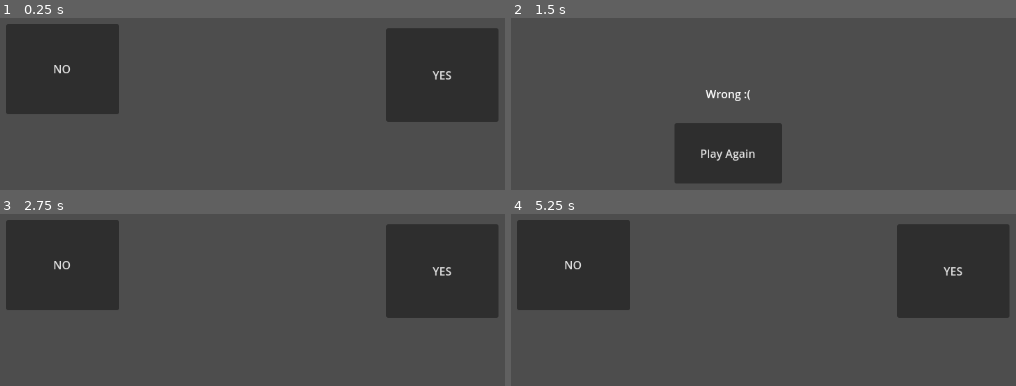
Above: before the commit, frames 1-4 (two rows, left to right).
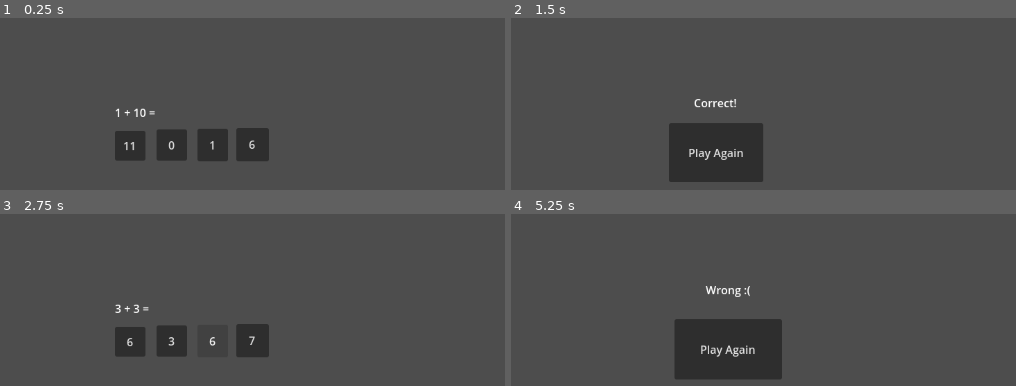
Above: after the commit, the same moments.

Repository: mRaines08/Questions
Game: Godot game, scene res://main.tscn
The game is run twice, just before and just after one commit, with the same random seed, the same clock (stepped at 60 frames per second) and the same inputs.
Inputs (mouse positions are in pixels of both pictures, inside the frame that each line leads up to):
- Up to frame 1 (0.25 s): no input
- Up to frame 2 (1.5 s): click (571, 69) at 0.5 s, where only the run before the commit has a clickable "NO"; click (642, 145) at 1.25 s, where only the run after the commit has a clickable "11"
- Up to frame 3 (2.75 s): click "Play Again" at 2 s
- Up to frame 4 (5.25 s): click (642, 341) at 2.75 s, where only the run after the commit has a clickable "6"; click (955, 270) at 3.5 s, where only the run before the commit has a clickable "YES"; click "Play Again" at 4.25 s; click (642, 341) at 5 s, where only the run after the commit has a clickable "1"

The runs differ from the first frame. In frame 1, 28% of the frame differs, in the area x 1-99%, y 3-84%; in frame 2, 2.6%; in frame 3, 27%; in frame 4, 31%, in the area x 1-99%, y 3-96%.

Commit message:
simple multiple choice rocket math

Diff:
--- a/main.gd
+++ b/main.gd
@@ -6,21 +6,81 @@
 #creates random number generator
 var rng = RandomNumberGenerator.new()
 
-#print message
-func sayHi():
-	print(myHello)
+#create answer varible for the scene
+var numPlace = 0
 
 #runs when program runs, calls sayHi function
 func _ready():
-	print(myHello)
+
 	#instantiates random number genorator? i think?
 	rng.randomize()
 	#prints a random int between 0 - 10 inclusive
 	print(rng.randi_range(0,10))
 
-func _on_no_button_down() -> void:
-	get_tree().change_scene_to_file("res://Wrong.tscn")
+	#$ is short hand for get_node() which allows you to access properties of a child node
+	var lblProblem = $lblProblem
+	var btn1 = $btn1
+	var btn2 = $btn2
+	var btn3 = $btn3
+	var btn4 = $btn4
 
-#when yes is pressed use get_tree to access tree methods then use the meathod to change to the correct scene
-func _on_yes_button_down() -> void:
-	get_tree().change_scene_to_file("res://Correct.tscn")
+	#creates varibles for numbers to be added
+	var num1 = rng.randi_range(0,10)
+	var num2 = rng.randi_range(0,10)
+	numPlace = rng.randi_range(1,4)
+
+	print("num1 = " + str(num1))
+	print("num2 = " + str(num2))
+	print("numPlace = " + str(numPlace))
+
+	#change text in label to create a math problem
+	lblProblem.text = str(num1) + " + " + str(num2) + " ="
+
+	#add the answers to the buttons
+	if(numPlace == 1):
+		btn1.text = str(num1 + num2)
+		btn2.text = str(rng.randi_range(0,10))
+		btn3.text = str(rng.randi_range(0,10))
+		btn4.text = str(rng.randi_range(0,10))
+	elif(numPlace == 2):
+		btn1.text = str(rng.randi_range(0,10))
+		btn2.text = str(num1 + num2)
+		btn3.text = str(rng.randi_range(0,10))
+		btn4.text = str(rng.randi_range(0,10))
+	elif(numPlace == 2):
+		btn1.text = str(rng.randi_range(0,10))
+		btn2.text = str(rng.randi_range(0,10))
+		btn3.text = str(num1 + num2)
+		btn4.text = str(rng.randi_range(0,10))
+	else:
+		btn1.text = str(rng.randi_range(0,10))
+		btn2.text = str(rng.randi_range(0,10))
+		btn3.text = str(rng.randi_range(0,10))
+		btn4.text = str(num1 + num2)
+
+func _on_btn_1_button_down() -> void:
+	if(numPlace == 1):
+		get_tree().change_scene_to_file("res://Correct.tscn")
+	else:
+		get_tree().change_scene_to_file("res://Wrong.tscn")
+
+#when btn2 is pressed use get_tree to access tree methods then use the meathod to change to the correct scene
+func _on_btn_2_button_down() -> void:
+	if(numPlace == 2):
+		get_tree().change_scene_to_file("res://Correct.tscn")
+	else:
+		get_tree().change_scene_to_file("res://Wrong.tscn")
+
+
+func _on_btn_3_button_down() -> void:
+	if(numPlace == 3):
+		get_tree().change_scene_to_file("res://Correct.tscn")
+	else:
+		get_tree().change_scene_to_file("res://Wrong.tscn")
+
+
+func _on_btn_4_button_down() -> void:
+	if(numPlace == 4):
+		get_tree().change_scene_to_file("res://Correct.tscn")
+	else:
+		get_tree().change_scene_to_file("res://Wrong.tscn")
--- a/main.tscn
+++ b/main.tscn
@@ -9,26 +9,47 @@
 [node name="Question" type="Node2D" parent="."]
 script = ExtResource("2_0xm2m")
 
-[node name="No" type="Button" parent="Question"]
-offset_left = 225.0
-offset_top = 68.0
-offset_right = 388.0
-offset_bottom = 198.0
-text = "NO"
+[node name="lblProblem" type="Label" parent="."]
+offset_left = 382.0
+offset_top = 184.0
+offset_right = 604.0
+offset_bottom = 207.0
+
+[node name="btn1" type="Button" parent="."]
+offset_left = 382.0
+offset_top = 222.0
+offset_right = 426.0
+offset_bottom = 265.0
+text = "btn1"
 icon_alignment = 1
 
-[node name="Wrong" type="Node2D" parent="Question/No"]
-visible = false
+[node name="btn2" type="Button" parent="."]
+offset_left = 442.0
+offset_top = 220.0
+offset_right = 486.0
+offset_bottom = 265.0
+text = "btn2"
 
-[node name="Yes" type="Button" parent="Question"]
-offset_left = 773.0
-offset_top = 74.0
-offset_right = 935.0
-offset_bottom = 209.0
-text = "YES"
+[node name="btn3" type="Button" parent="."]
+anchors_preset = -1
+anchor_left = -0.025
+anchor_right = -0.025
+offset_left = 529.8
+offset_top = 219.0
+offset_right = 573.8
+offset_bottom = 266.0
+text = "btn3"
 
-[node name="Correct" type="Node2D" parent="Question/Yes"]
-visible = false
+[node name="btn4" type="Button" parent="."]
+offset_left = 557.0
+offset_top = 218.0
+offset_right = 604.0
+offset_bottom = 266.0
+text = "btn4"
 
-[connection signal="button_down" from="Question/No" to="." method="_on_no_button_down"]
-[connection signal="button_down" from="Question/Yes" to="." method="_on_yes_button_down"]
+[connection signal="button_down" from="btn1" to="." method="_on_btn_1_button_down"]
+[connection signal="button_down" from="btn1" to="." method="_on_no_button_down"]
+[connection signal="button_down" from="btn2" to="." method="_on_yes_button_down"]
+[connection signal="button_down" from="btn2" to="." method="_on_btn_2_button_down"]
+[connection signal="button_down" from="btn3" to="." method="_on_btn_3_button_down"]
+[connection signal="button_down" from="btn4" to="." method="_on_btn_4_button_down"]
